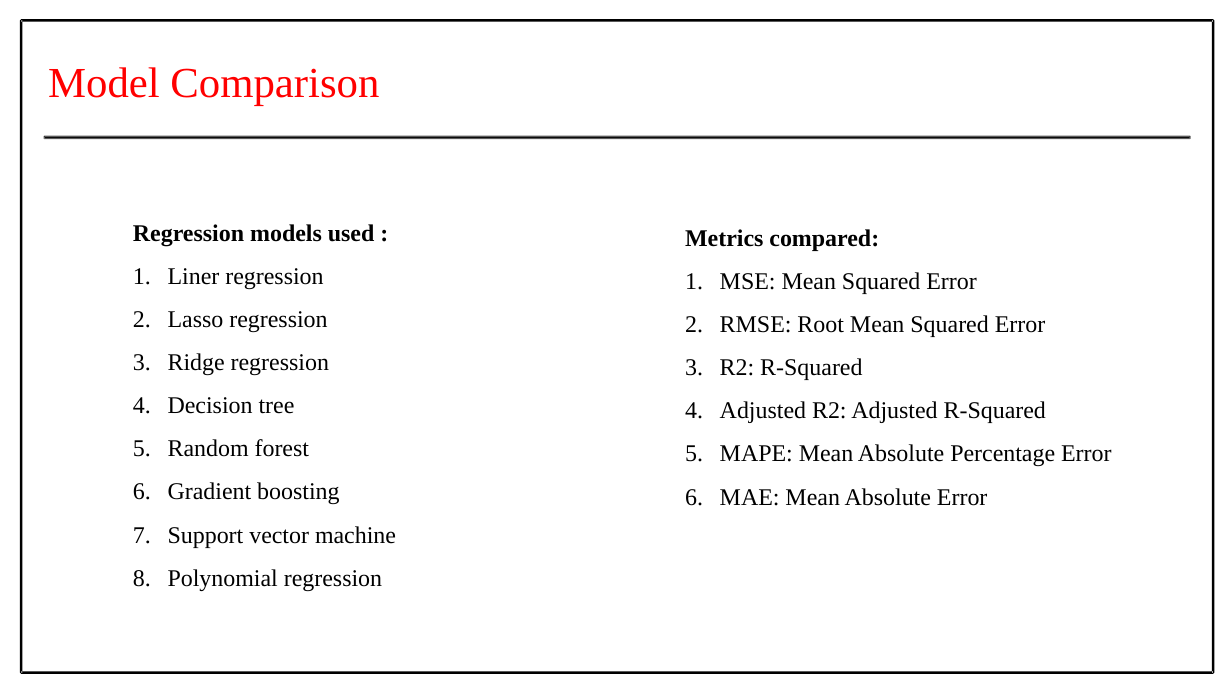
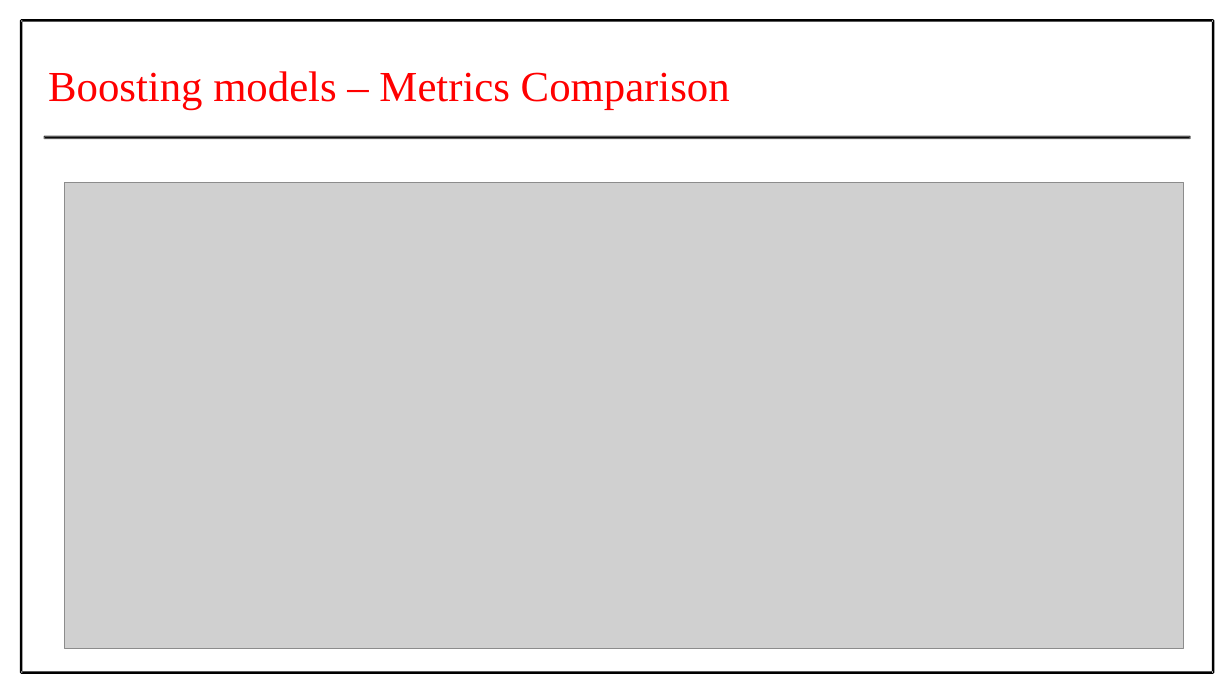
Before and after one commit to Prithiv-vijai/5g_MEC, a slide deck: slide 26 of Batch_4 IT-G2.pptx (slide 21 before the commit). Drawn at 1232x693 pixels with LibreOffice and Linux fonts; fonts in the diff are those of the drawing; grey boxes stand for pictures. Boxes give left, top, right and bottom in pixels: in the first picture for what was removed or moved away, otherwise in the second. Text is boxed around its words. In the diff, an @@ line names an element or a change of style, - is before the commit and + after.

Commit message:
first review change - categorised models (14 models)

```diff
--- a/Batch_4 IT-G2.pptx
+++ b/Batch_4 IT-G2.pptx
@@ text at (x1=48, y1=71, x2=730, y2=109): text changed @@
-Model Comparison
+Boosting models – Metrics Comparison
@@ picture added at (x1=65, y1=182, x2=1184, y2=649) @@
@@ text removed at (x1=133, y1=224, x2=396, y2=591) @@
-  Regression models used :
-  1. Liner regression
-  2. Lasso regression
-  3. Ridge regression
-  4. Decision tree
-  5. Random forest
-  6. Gradient boosting
-  7. Support vector machine
-  8. Polynomial regression
@@ text removed at (x1=685, y1=229, x2=1111, y2=506) @@
-  Metrics compared:
-  1. MSE: Mean Squared Error
-  2. RMSE: Root Mean Squared Error
-  3. R2: R-Squared
-  4. Adjusted R2: Adjusted R-Squared
-  5. MAPE: Mean Absolute Percentage Error
-  6. MAE: Mean Absolute Error
```
Also in this commit, not shown: 6 other slides changed, 4 slides added, 27 other files.
